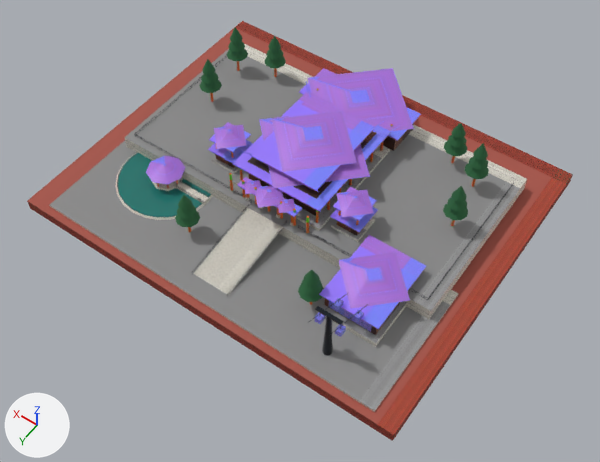
Two versions of the glTF model assets/hero_landmarks_ultra/ultra_lm_15_thien_vien_truc_lam.glb, one commit apart.
The view is the same before and after, from a camera (50 mm lens) standing at (-80.4, 114.0, 160.4) and looking at (-6.6, 10.8, -1.9). The lights are fixed; the arrows at lower left show +X, +Y and +Z. The picture after the commit comes second. Vertices at exactly the same position are counted once.

Names of what the first picture shows: 'CableCar_Gondola_And_Station_Glass', 'Curved_Temple_Roofs', 'FoundationSkirt_Minus3m', 'HoTinhTam_PondWater', 'Ironwood_Columns_And_Beams', 'Monastery_Walls', 'Pine_And_Bamboo_Gardens', 'Railings_And_CableCar_Steel', 'Steps61_And_Courtyard_Terraces'.
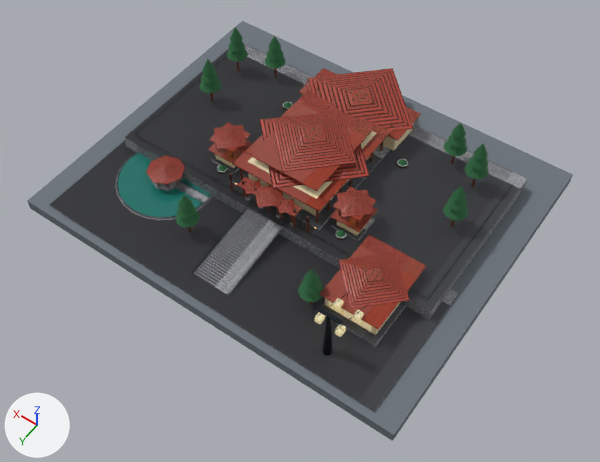
Where the change shows, as pixel boxes [x1, y1, x2, y2] in the pictures (600 x 462 px):
'FoundationSkirt_Minus3m', surface changed
    both: [27, 21, 573, 441]
'Curved_Temple_Roofs', surface changed, recoloured (darker)
    both: [146, 68, 426, 329]
'Monastery_Walls', surface changed
    both: [215, 123, 414, 335]
'Ironwood_Columns_And_Beams', surface changed
    both: [157, 61, 476, 305]
'CableCar_Gondola_And_Station_Glass', surface changed, recoloured (blue to beige)
    both: [315, 298, 372, 337]
part 1 of me_steps61_and_courtyard_terraces, recoloured (grey to black)
    both: [49, 44, 527, 412]
part 3 of me_pine_and_bamboo_gardens, added
    after: [336, 230, 346, 237]
part 4 of me_pine_and_bamboo_gardens, added
    after: [218, 165, 227, 171]
part 5 of me_pine_and_bamboo_gardens, added
    after: [398, 160, 407, 166]

The change, as a list of edits to the scene's bpy script:
```text
Change img_image_1:
    img_image_1: load_image('Image_1', '_unpacked/Image_1', 512, 512, 'sRGB') -> load_image('Image_1', '_unpacked/Image_1', 1024, 1024, 'Non-Color')
Change img_image_5:
    img_image_5: load_image('Image_5', '_unpacked/Image_5', 512, 512, 'sRGB') -> load_image('Image_5', '_unpacked/Image_5', 1024, 1024, 'Non-Color')
Change mat_phunghoang_hillside_skirt_stone:
    remove mat_phunghoang_hillside_skirt_stone.texture = img_image_4
    add mat_phunghoang_hillside_skirt_stone.base_color = (0.153, 0.178, 0.205)  # grey #6d757d
    mat_phunghoang_hillside_skirt_stone.roughness: 0.88 -> 0.86
Change mat_monastery_cream_ochre_plaster:
    remove mat_monastery_cream_ochre_plaster.texture = img_image_0
    add mat_monastery_cream_ochre_plaster.base_color = (0.888, 0.738, 0.468)  # beige #f2dfb6
    mat_monastery_cream_ochre_plaster.roughness: 0.58 -> 0.56
Add mat_pbr1024_cablecar_panorama_glass_blend085:
    mat_pbr1024_cablecar_panorama_glass_blend085 = bpy.data.materials.new('PBR1024_CableCar_Panorama_Glass_Blend085')
    # colours: brown #b39d6c
    # uses the picture img_image_12
    # uses the picture img_image_13
    # uses the picture img_image_14
Add mat_pbr1024_truclam_polished_lim_ironwood_columns:
    mat_pbr1024_truclam_polished_lim_ironwood_columns = bpy.data.materials.new('PBR1024_TrucLam_Polished_Lim_Ironwood_Columns')
    # uses the picture img_image_0
    # uses the picture img_image_1
    # uses the picture img_image_2
Add mat_pbr1024_truclam_fishscale_terracotta_rooftile:
    mat_pbr1024_truclam_fishscale_terracotta_rooftile = bpy.data.materials.new('PBR1024_TrucLam_Fishscale_Terracotta_RoofTile')
    # uses the picture img_image_4
    # uses the picture img_image_5
    # uses the picture img_image_6
Add mat_pbr1024_steps61_and_courtyard_wetgranite:
    mat_pbr1024_steps61_and_courtyard_wetgranite = bpy.data.materials.new('PBR1024_Steps61_And_Courtyard_WetGranite')
    # uses the picture img_image_10
    # uses the picture img_image_8
    # uses the picture img_image_9
Change me_steps61_and_courtyard_terraces:
    remove me_steps61_and_courtyard_terraces.from_pydata(...)  # 409 vertices, 504 faces; spans x -48.0..48.0, y -32.0..42.0, z 0.0..5.0
    add me_steps61_and_courtyard_terraces.from_pydata(...)  # 509 vertices, 648 faces; spans x -48.0..48.0, y -32.0..42.0, z 0.0..5.0
    me_steps61_and_courtyard_terraces part 1: 504 faces spanning x -48.0..48.0, y -32.0..42.0, z 0.0..5.0 switch from mat_steps61_and_courtyard_granite (picture img_image_3) to mat_pbr1024_steps61_and_courtyard_wetgranite
    edits to the shape of me_steps61_and_courtyard_terraces do not show in these pictures
Change me_curved_temple_roofs:
    where me_curved_temple_roofs.from_pydata(...)  # 394 vertices, 624 faces; spans x -41.5..34.5, y -41.5..28.2, z 4.3..16.2
    remove me_curved_temple_roofs.materials.append(mat_traditional_curved_crimson_rooftile)  # picture img_image_1
    add me_curved_temple_roofs.materials.append(mat_pbr1024_truclam_fishscale_terracotta_rooftile)
Change me_ironwood_columns_and_beams:
    remove me_ironwood_columns_and_beams.from_pydata(...)  # 1020 vertices, 1392 faces; spans x -38.4..38.4, y -26.4..28.4, z 0.6..12.0
    add me_ironwood_columns_and_beams.from_pydata(...)  # 1168 vertices, 1596 faces; spans x -38.4..38.4, y -26.4..28.4, z 0.6..12.0
    me_ironwood_columns_and_beams part 2: 1392 faces spanning x -38.4..38.4, y -26.4..28.4, z 0.6..12.0 switch from mat_ironwood_lim_pillars_and_lattice (picture img_image_2) to mat_pbr1024_truclam_polished_lim_ironwood_columns
    edits to the shape of me_ironwood_columns_and_beams do not show in these pictures
Change me_pine_and_bamboo_gardens:
    remove me_pine_and_bamboo_gardens.from_pydata(...)  # 504 vertices, 720 faces; spans x -41.0..41.0, y -28.9..30.9, z 5.7..19.0
    add me_pine_and_bamboo_gardens.from_pydata(...)  # 588 vertices, 840 faces; spans x -41.0..41.0, y -28.9..30.9, z 4.8..19.0
    me_pine_and_bamboo_gardens part 3: a new loose piece of 21 vertices spanning x -19.1..-16.9, y 8.9..11.1, z 4.8..5.6, in mat_phunghoang_threeneedle_pine_forest (dark green #27633a)
    me_pine_and_bamboo_gardens part 4: a new loose piece of 21 vertices spanning x 16.9..19.1, y 8.9..11.1, z 4.8..5.6, in mat_phunghoang_threeneedle_pine_forest (dark green #27633a)
    me_pine_and_bamboo_gardens part 5: a new loose piece of 21 vertices spanning x -19.1..-16.9, y -19.1..-16.9, z 4.8..5.6, in mat_phunghoang_threeneedle_pine_forest (dark green #27633a)
    other edits to the shape of me_pine_and_bamboo_gardens do not show in these pictures
Change me_cablecar_gondola_and_station_glass:
    where me_cablecar_gondola_and_station_glass.from_pydata(...)  # 40 vertices, 60 faces; spans x -37.6..-26.4, y 27.28..36.42, z 2.5..11.9
    remove me_cablecar_gondola_and_station_glass.materials.append(mat_cablecar_station_and_cabin_glass_blend085)
    add me_cablecar_gondola_and_station_glass.materials.append(mat_pbr1024_cablecar_panorama_glass_blend085)
```
